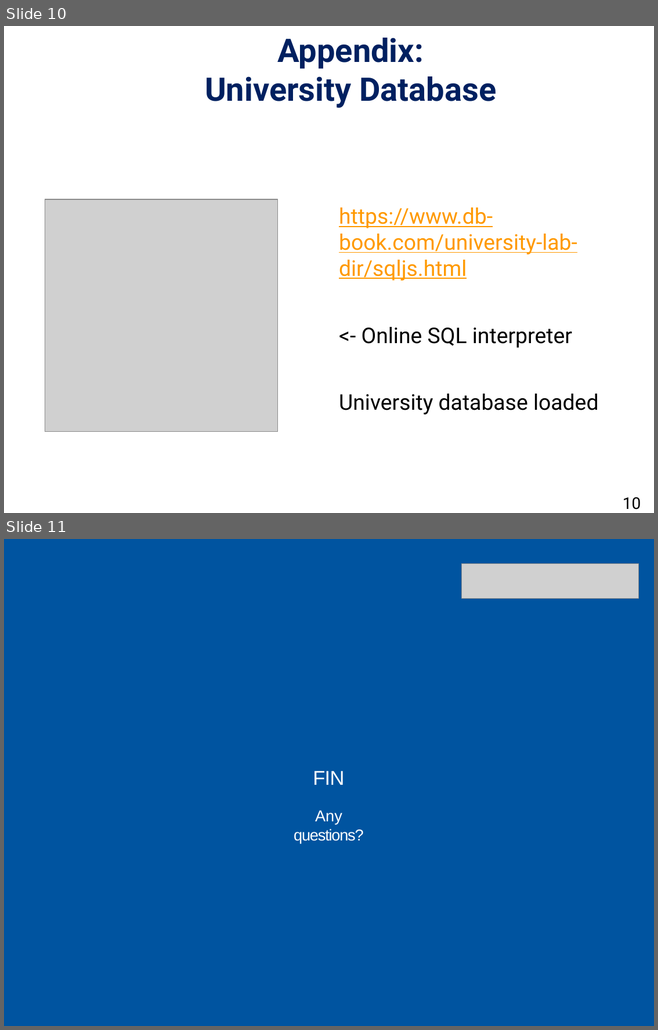
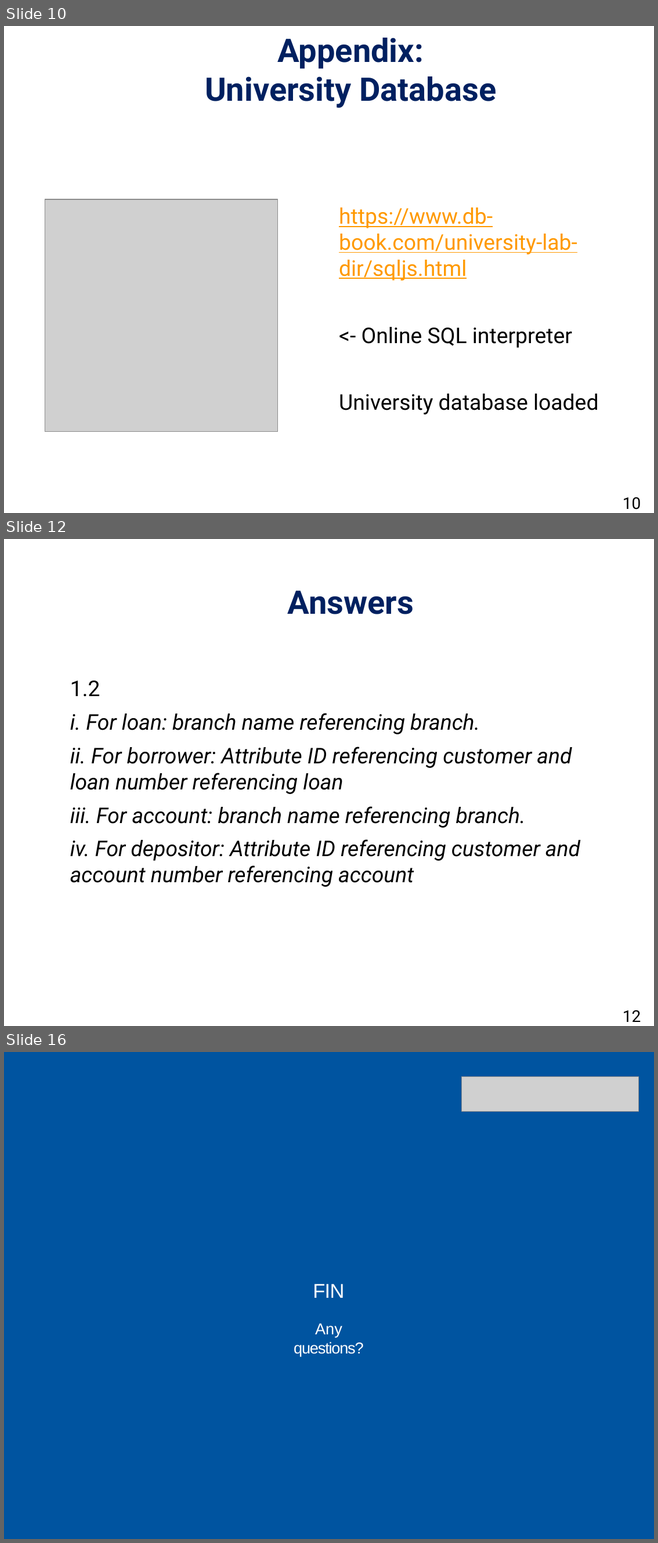
Before and after one commit to daichou03/DBS-slide-tut-25, a slide deck: week_1/week_1.pptx. Shown one above the other, each under a label of ours: slides 10 and 11 before the commit, slides 10, 12 and 16 after it; the slides between them are not shown. The pictures are 658x1030 and 658x1543 pixels, drawn with LibreOffice and Linux fonts; fonts in the diff are those of the drawing; grey boxes stand for pictures; background and template pictures are left out. Boxes give left, top, right and bottom in pixels: in the first picture for what was removed or moved away, otherwise in the second. Text is boxed around its words. In the diff, an @@ line names an element or a change of style, - is before the commit and + after.

Commit message:
Answers

```diff
--- a/week_1/week_1.pptx
+++ b/week_1/week_1.pptx
@@ slide 12 added at (x1=4, y1=539, x2=654, y2=1026), background #FFFFFF @@
@@ title added at (x1=288, y1=591, x2=413, y2=614), 36 pt, text #002060, bold @@
+Answers
@@ text added at (x1=70, y1=681, x2=580, y2=887), 24 pt, text #000000, italic @@
+1.2
+i. For loan: branch name referencing branch.
+ii. For borrower: Attribute ID referencing customer and loan number referencing loan
+iii. For account: branch name referencing branch.
+iv. For depositor: Attribute ID referencing customer and account number referencing account
@@ page number added at (x1=622, y1=1010, x2=640, y2=1022), 18 pt, text #000000 @@
+12
@@ what was slide 11 is now slide 16 @@
```
Also in this commit, not shown: 4 other slides added.
